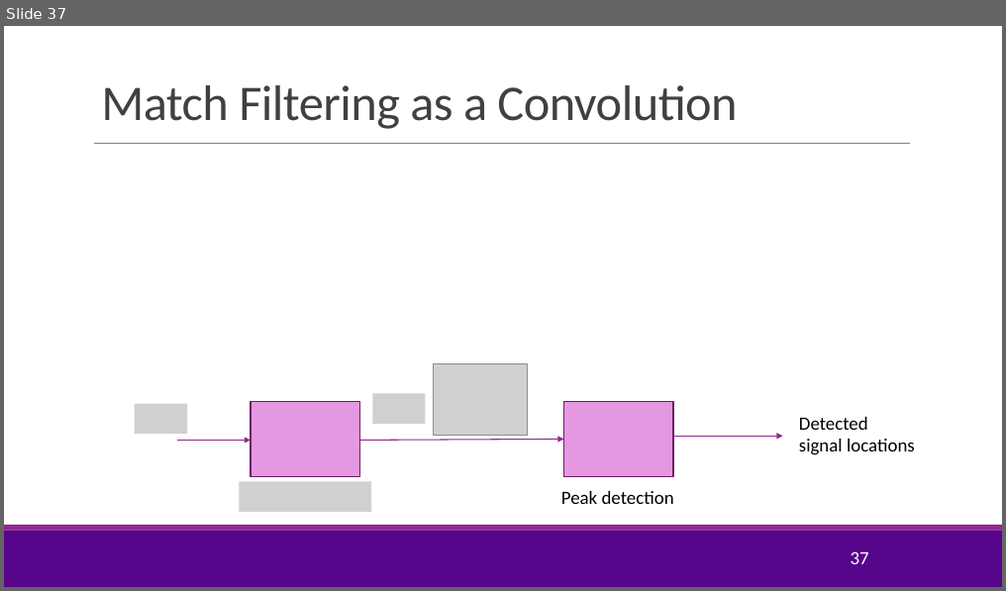
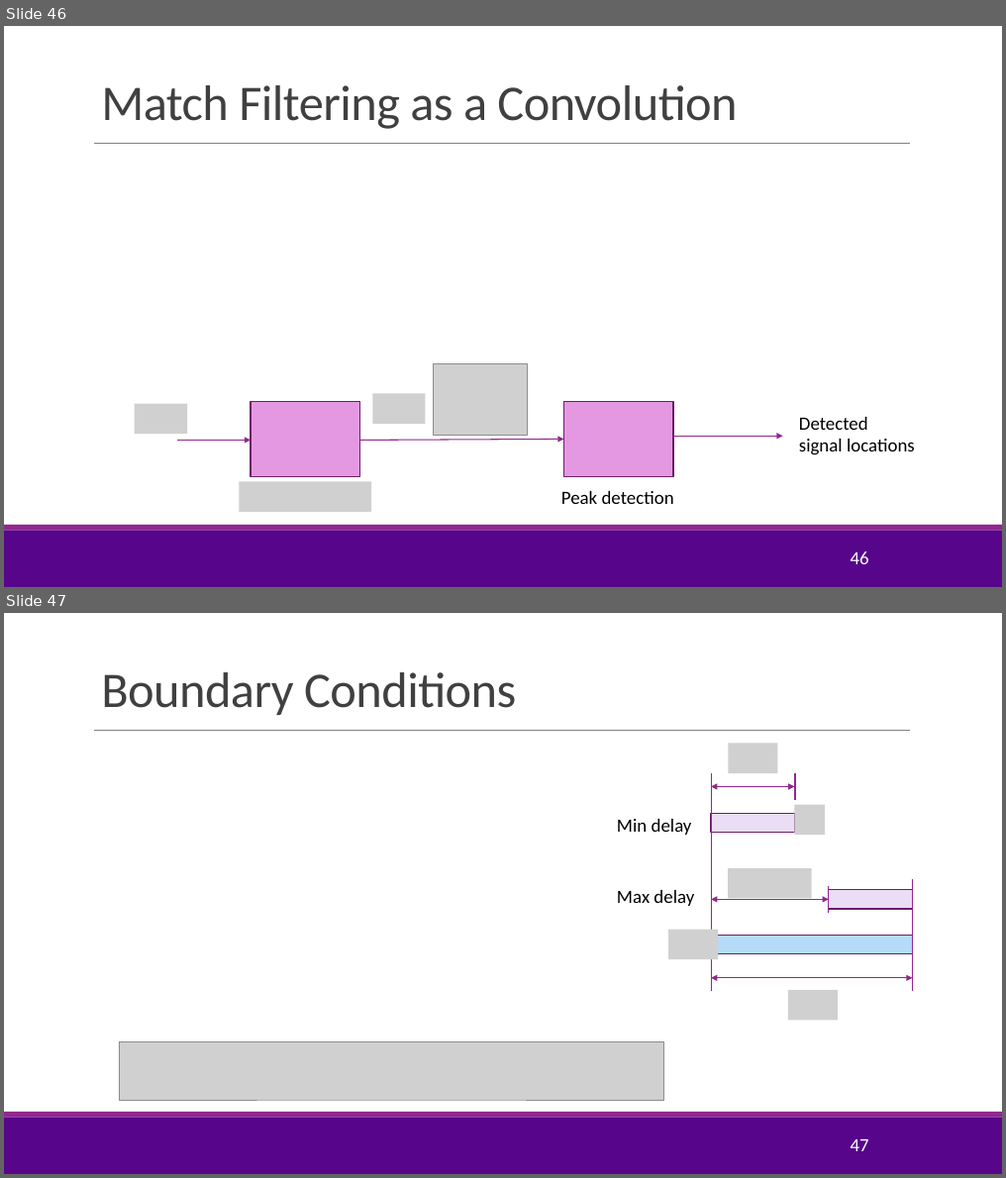
Before and after one commit to sdrangan/digitalcomm, a slide deck: Lectures/Unit07_Sync.pptx. Shown one above the other, each under a label of ours: slide 37 before the commit, slides 46 and 47 after it. The pictures are 1006x591 and 1006x1178 pixels, drawn with LibreOffice and Linux fonts; fonts in the diff are those of the drawing; grey boxes stand for pictures; background and template pictures are left out. Boxes give left, top, right and bottom in pixels: in the first picture for what was removed or moved away, otherwise in the second. Text is boxed around its words. In the diff, an @@ line names an element or a change of style, - is before the commit and + after.

```diff
--- a/Lectures/Unit07_Sync.pptx
+++ b/Lectures/Unit07_Sync.pptx
@@ slide 47 added at bbox=[4, 613, 1002, 1174], background #FFFFFF; not listed: 3 template elements that a slide beside it also shows @@
@@ title added at bbox=[101, 672, 516, 715], 48 pt, text #404040 @@
+Boundary Conditions
@@ picture added at bbox=[728, 744, 777, 773] @@
@@ line added from (712, 773) to (712, 992), #92278F 1 pt @@
@@ double arrow added from (712, 786) to (795, 786), #92278F 1 pt @@
@@ line added from (795, 773) to (795, 800), #92278F 1 pt @@
@@ text added at bbox=[617, 819, 692, 835], 18 pt, text #000000 @@
+Min delay
@@ rectangle added at bbox=[712, 814, 795, 833], fill #EBDDF6, outline #6C1D6A 1.25 pt @@
@@ picture added at bbox=[795, 805, 826, 835] @@
@@ picture added at bbox=[728, 868, 812, 898] @@
@@ line added from (912, 879) to (912, 992), #92278F 1 pt @@
@@ text added at bbox=[617, 890, 694, 906], 18 pt, text #000000 @@
+Max delay
@@ double arrow added from (712, 900) to (829, 900), #92278F 1 pt @@
@@ rectangle added at bbox=[829, 890, 913, 909], fill #EBDDF6, outline #6C1D6A 1.25 pt @@
@@ line added from (829, 886) to (829, 913), #92278F 1 pt @@
@@ picture added at bbox=[668, 930, 718, 959] @@
@@ rectangle added at bbox=[712, 935, 913, 955], fill #B5DBF8, outline #6C1D6A 1.25 pt @@
@@ double arrow added from (712, 978) to (913, 978), #92278F 1 pt @@
@@ picture added at bbox=[788, 990, 838, 1020] @@
@@ picture added at bbox=[119, 1042, 663, 1100] @@
@@ page number added at bbox=[850, 1140, 869, 1152], 18 pt, text #FFFFFF @@
+47
@@ what was slide 37 is now slide 46 @@
@@ page number at bbox=[850, 552, 869, 565]: text changed @@
-37
+46
```
Also in this commit, not shown: 6 slides changed, 16 other slides added, 2 slides removed, 4 other files.
